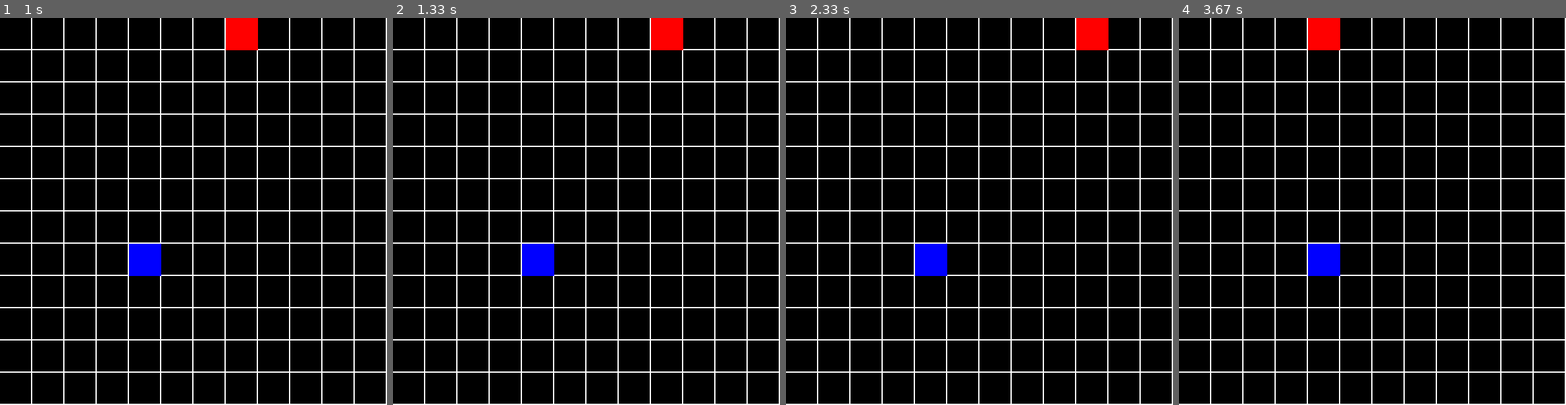
Above: before the commit, frames 1-4 (left to right).
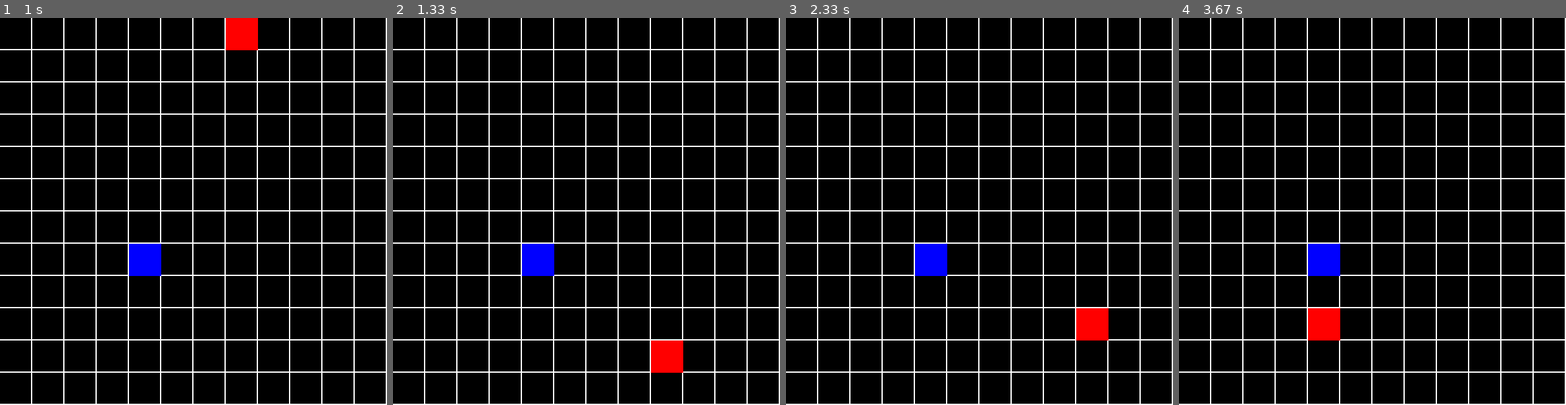
Above: after the commit, the same moments.

Repository: jhernandez0102/snake_game
Game: pygame game, started from snake_game.py
Two runs of this game, one before a commit and one after it. Both use one fixed random seed, a clock stepped at 60 frames per second and the inputs below.
Inputs:
- Up to frame 1 (1 s): hold D 0.33-0.8 s; hold W from 0.83 s (still down)
- Up to frame 2 (1.33 s): release W at 1.13 s; hold D from 1.17 s (still down)
- Up to frame 3 (2.33 s): release D at 1.63 s; hold A 1.67-2.2 s; hold S from 2.23 s (still down)
- Up to frame 4 (3.67 s): release S at 2.57 s; hold A 2.6-3 s; hold W 3.03-3.4 s; hold D from 3.43 s (still down)

Frame 1 is identical in both runs. In frame 2, 1.4% of the frame differs, in the area x 66-75%, y 0-92%; in frame 3, 1.4%; in frame 4, 1.4%.

Commit message:
Circular world

Diff:
--- a/block.py
+++ b/block.py
@@ -43,25 +43,25 @@
         if(self.block_father is None):
             if direction == "up":
                 if self.position[1] - self.size[1] < 0:
-                    self.position = (self.position[0], 0)
+                    self.position = (self.position[0], 550)
                 else:
                     self.position = (self.position[0], self.position[1] - self.size[1])
 
             if direction == "down":
                 if self.position[1] - self.size[1] > 550:
-                    self.position = (self.position[0], 550)
+                    self.position = (self.position[0], 0)
                 else:
                     self.position = (self.position[0], self.position[1] + self.size[1])
 
             if direction == "left":
                 if self.position[0] - self.size[0] < 0:
-                    self.position = (self.position[0], 0)
+                    self.position = (550, self.position[1])
                 else:
                     self.position = (self.position[0] - self.size[0], self.position[1] )
 
             if direction == "rigth":
                 if self.position[0] - self.size[0] > 550:
-                    self.position = (self.position[0], 550)
+                    self.position = ( 0 , self.position[1])
                 else:
                     self.position = (self.position[0] + self.size[0], self.position[1] )
         else:
@@ -69,3 +69,12 @@
 
         if(self.block_child is not None):
             self.block_child.move(direction)
+
+        if(self.position[0] > 600):
+            self.position = (0, self.position[1])
+        if(self.position[0] < 0):
+            self.position = (550, self.position[1])
+        if(self.position[1] > 600):
+            self.position = (self.position[0], 0)
+        if(self.position[1] < 0):
+            self.position = (self.position[0], 550)
